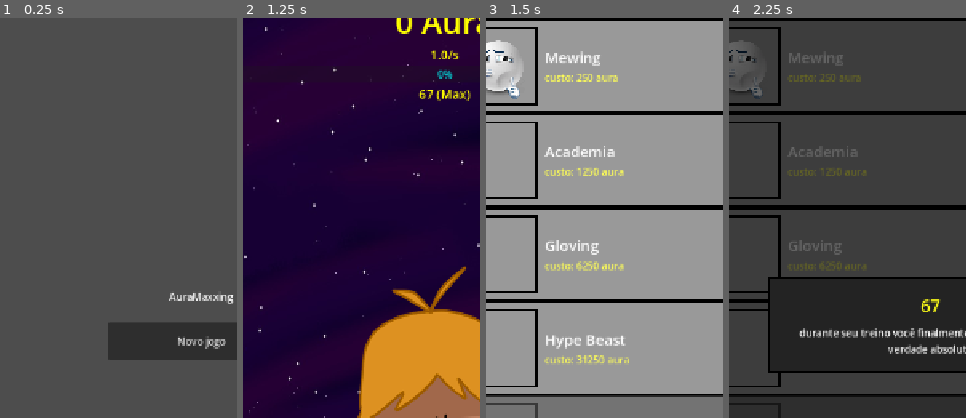
Above: before the commit, frames 1-4 (left to right).
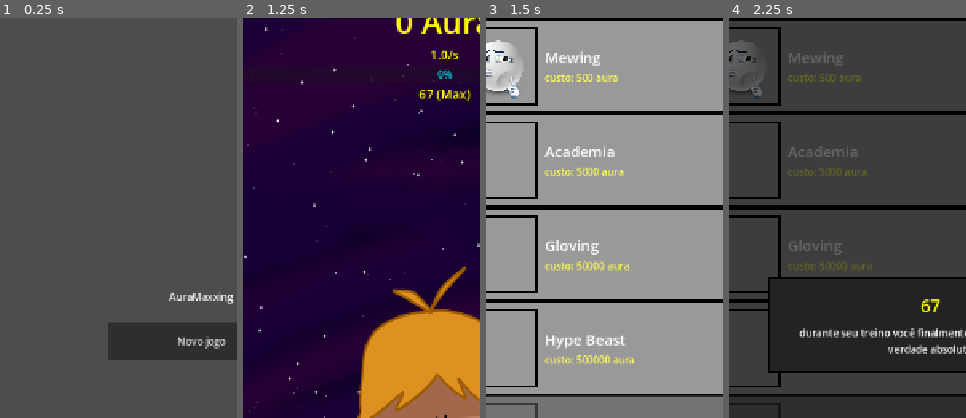
Above: after the commit, the same moments.

Repository: ardszsantos/amax
Game: Godot game, scene res://scenes/menu.tscn
The game is run twice, just before and just after one commit, with the same random seed, the same clock (stepped at 60 frames per second) and the same inputs.
Inputs (mouse positions are % of the whole screen's width and height, from its top left):
- Up to frame 1 (0.25 s): no input
- Up to frame 2 (1.25 s): click "Novo jogo" at 0.5 s
- Up to frame 3 (1.5 s): click (93, 43) at 1.25 s
- Up to frame 4 (2.25 s): click "?" at 2 s
The pictures show only the part of the screen within x 8-57%, y 12-62%; the shares and areas given below are measured in that part.

Frames 1-2 are identical in both runs. In frame 3, 0.5% of the frame differs, in the area x 37-63%, y 14-87%; in frame 4, less than 0.1%.

Commit message:
just changed the price of the itens

Diff:
--- a/project.godot
+++ b/project.godot
@@ -12,7 +12,7 @@
 
 config/name="aura-maxing"
 run/main_scene="uid://djpvv7s5gjmv1"
-config/features=PackedStringArray("4.6", "Mobile")
+config/features=PackedStringArray("4.7", "Mobile")
 config/icon="res://icon.svg"
 
 [autoload]
--- a/scripts/item_upgrade.gd
+++ b/scripts/item_upgrade.gd
@@ -26,6 +26,6 @@
 		main.aura -= cost
 		level += 1
 		# NÃO MEXER (fórmula): a cada nível o preço sobe.
-		cost = int(base_cost * pow(1.3, level))
+		cost = int(base_cost * pow(1.20, level))
 		return true
 	return false
--- a/scripts/main.gd
+++ b/scripts/main.gd
@@ -49,10 +49,10 @@
 	# ============================================================
 	items = [
 		Item.new("67", 0.143, 1, 20, preload("res://assets/ui/cr7.jpg")),
-		Item.new("Mewing", 5.0, 0.5, 20, preload("res://assets/ui/mewing.png")),
-		Item.new("Academia", 25.0, 2.5, 20),
-		Item.new("Gloving", 125.0, 12.5, 20),
-		Item.new("Hype Beast", 625.0, 62.5, 20),
+		Item.new("Mewing", 1, 7, 20, preload("res://assets/ui/mewing.png")),
+		Item.new("Academia",7.142, 50, 20),
+		Item.new("Gloving",49.994 , 350, 20),
+		Item.new("Hype Beast", 349.985,2450, 20),
 	]
 	items[0].unlocked = true
 
@@ -75,17 +75,17 @@
 	items[0].add_upgrade(ItemUpgrade.new("Click Boost", 10, 0.143, "click"))
 	items[0].add_upgrade(ItemUpgrade.new("Passive Gain", 15, 1, "passive"))
 
-	items[1].add_upgrade(ItemUpgrade.new("Click Boost", 50, 2.0, "click"))
-	items[1].add_upgrade(ItemUpgrade.new("Passive Gain", 75, 10, "passive"))
-
-	items[2].add_upgrade(ItemUpgrade.new("Click Boost", 200, 10.0, "click"))
-	items[2].add_upgrade(ItemUpgrade.new("Passive Gain", 300, 1.0, "passive"))
-
-	items[3].add_upgrade(ItemUpgrade.new("Click Boost", 1000, 50.0, "click"))
-	items[3].add_upgrade(ItemUpgrade.new("Passive Gain", 1500, 5.0, "passive"))
-
-	items[4].add_upgrade(ItemUpgrade.new("Click Boost", 5000, 250.0, "click"))
-	items[4].add_upgrade(ItemUpgrade.new("Passive Gain", 7500, 25.0, "passive"))
+	items[1].add_upgrade(ItemUpgrade.new("Click Boost", 200, 1, "click"))
+	items[1].add_upgrade(ItemUpgrade.new("Passive Gain", 300, 7, "passive"))
+
+	items[2].add_upgrade(ItemUpgrade.new("Click Boost", 4000, 10.0, "click"))
+	items[2].add_upgrade(ItemUpgrade.new("Passive Gain", 6000, 70, "passive"))
+
+	items[3].add_upgrade(ItemUpgrade.new("Click Boost", 80000, 110, "click"))
+	items[3].add_upgrade(ItemUpgrade.new("Passive Gain", 120000, 770, "passive"))
+
+	items[4].add_upgrade(ItemUpgrade.new("Click Boost", 1600000, 1110, "click"))
+	items[4].add_upgrade(ItemUpgrade.new("Passive Gain",2400000 , 7700, "passive"))
 
 	SaveManager.load_game(self)
 	recalculate_passive()
--- a/scripts/upgrades_screen.gd
+++ b/scripts/upgrades_screen.gd
@@ -51,7 +51,7 @@
 # base * 5^index -> cada item custa 5x o anterior.
 func get_item_cost(index: int) -> int:
 	var base = 50
-	return int(base * pow(5, index))
+	return int(base * pow(10, index))
 
 func _on_buy_pressed(index: int, row) -> void:
 	var main = get_node("/root/Main")
